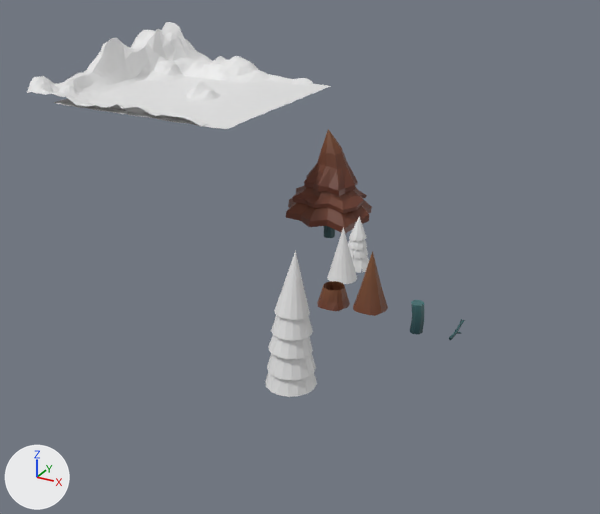
What one commit did to the Blender file Assets/Models/Blender Source/terrain1.blend.
Before and after are seen from a 50 mm camera at (29.3, -66.1, 18.1) aimed at (-2.2, -8.9, -10.5). The axes (+X, +Y, +Z) are drawn at lower left. The lights are the same throughout.

Script lines for the objects in view, before the commit:
```python
me_cone_007 = bpy.data.meshes.new('Cone.007')
me_cone_007.from_pydata(...)  # 33 vertices, 32 faces; spans x -1.26..1.26, y -1.26..1.26, z -1.44..1.0
me_plane_001 = bpy.data.meshes.new('Plane.001')
me_plane_001.from_pydata(...)  # 1156 vertices, 2178 faces; spans x -9.8..9.8, y -9.8..9.8, z 0.0
me_plane_002 = bpy.data.meshes.new('Plane.002')
me_plane_002.from_pydata(...)  # 1156 vertices, 2178 faces; spans x -10.0..10.0, y -10.0..10.0, z -0.3..5.1
ob_cone_007 = bpy.data.objects.new('Cone.007', me_cone_007)
ob_cone_007.location = (0.05, -13.92, -9.73)
ob_cone_007.rotation_euler = (-0.0604, 0.0257, -0.0091)  # degrees (-3.5, 1.5, -0.5)
ob_cone_007.scale = (1.15, 1.15, 2.18)
ob_ground = bpy.data.objects.new('Ground', me_plane_001)
ob_ground.location = (-18.51, 0.06, 0.04)
ob_mountains = bpy.data.objects.new('Mountains', me_plane_002)
ob_mountains.location = (-21.0, 0.0, 0.0)
# also in view: 'Cone.012' at (3.5, -13.8, -10.6); 'Cone.009' at (-0.1, -14.3, -12.9); 'Cone.010' at (-0.1, -14.2, -14.2); 'Cone.005' at (1.9, -8.9, -9.2); 'Cone.011' at (-0.1, -14.2, -15.5)
```
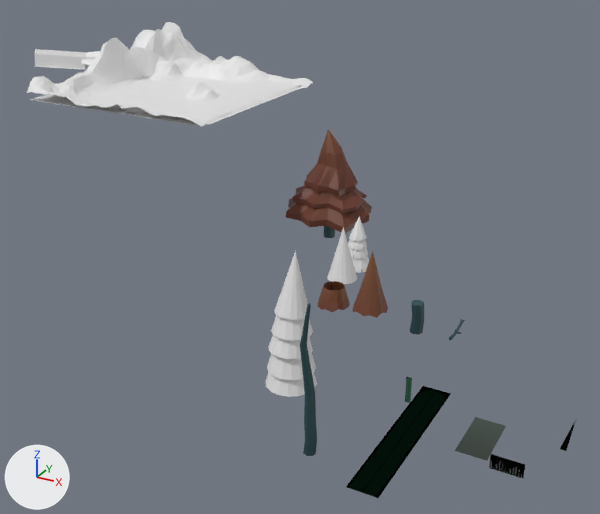
What changed in the scene script:
```text
Add img_leaves_png:
    img_leaves_png = load_image('leaves.png', '../../Textures/leaves.png', 1024, 1024, 'sRGB')
Add img_grass1_png:
    img_grass1_png = load_image('grass1.png', '../../Textures/Terrain/grass1.png', 1024, 1024, 'sRGB')
Add mat_leaves_png:
    mat_leaves_png = principled_material('leaves.png')
    mat_leaves_png.texture = img_leaves_png
Add mat_grass1_png:
    mat_grass1_png = principled_material('grass1.png')
    mat_grass1_png.texture = img_grass1_png
Change me_plane_002:
    used by ob_mountains; location = (-21.0, 0.0, 0.0)
    remove me_plane_002.from_pydata(...)  # 1156 vertices, 2178 faces; spans x -10.0..10.0, y -10.0..10.0, z -0.3..5.1
    add me_plane_002.from_pydata(...)  # 1187 vertices, 2205 faces; spans x -18.5..10.0, y -10.0..10.0, z -0.5..5.1
    me_plane_002 part 1
    7 vertices in x -9.4..-6.4, y 1.4..5.2, z 0.0..3.6 move by (0.0, 0.0, -0.1)
    5 vertices in x -9.4..-6.4, y 4.5..5.1, z 0.6..3.2 move by (0.0, 0.0, -0.2)
    4 vertices in x -10.0, y 0.3..2.7, z 0.8..1.5 move by (0.0, 0.0, 0.3)
    3 vertices in x -9.4..-6.4, y 2.7..3.9, z 0.2..2.3 move by (0.0, 0.0, -0.5)
    20 vertices move from x -10.0..-5.8, y 0.9..5.2, z 0.1..3.2 to x -10.0..-5.7, y 0.9..5.2, z -0.5..2.9
    31 vertices are added at x -18.5..-10.0, y -1.2..5.3, z 0.0..2.7
    27 new faces join them
Add me_cylinder_002:
    me_cylinder_002.from_pydata(...)  # 48 vertices, 42 faces; spans x -0.53..0.6, y -0.92..0.52, z -0.09..12.9
    me_cylinder_002.materials.append(mat_trees1_png)  # picture img_trees1_png
Add me_plane:
    me_plane.from_pydata(...)  # 16 vertices, 7 faces; spans x -0.2..0.2, y 0.0, z -1.0..1.0
    me_plane.materials.append(mat_leaves_png)  # picture img_leaves_png
Add me_plane_003:
    me_plane_003.from_pydata(...)  # 28 vertices, 12 faces; spans x -1.0..1.0, y -11.0..1.0, z 0.0
    me_plane_003.materials.append(mat_leaves_png)  # picture img_leaves_png
Add me_plane_004:
    me_plane_004.from_pydata(...)  # 8 vertices, 2 faces; spans x -1.0..1.0, y 0.0, z -0.05..0.95
    me_plane_004.materials.append(mat_grass1_png)  # picture img_grass1_png
Add me_plane_006:
    me_plane_006.from_pydata(...)  # 6 vertices, 2 faces; spans x -1.0..1.0, y 0.0..4.0, z 0.0
    me_plane_006.materials.append(mat_trees1_png)  # picture img_trees1_png
Add me_cube:
    me_cube.from_pydata(...)  # 10 vertices, 6 faces; spans x -0.2..0.2, y 0.0..4.0, z 0.0
    me_cube.materials.append(mat_trees1_png)  # picture img_trees1_png
Change ob_ground:
    ob_ground.location: (-18.51, 0.06, 0.04) -> (-21.38, 0.06, 0.04)
Add ob_cylinder_002:
    ob_cylinder_002 = bpy.data.objects.new('Cylinder.002', me_cylinder_002)
    ob_cylinder_002.location = (4.97, -20.44, -20.54)
Add ob_plane:
    ob_plane = bpy.data.objects.new('Plane', me_plane)
    ob_plane.location = (12.61, -20.58, -12.68)
    ob_plane.scale = (1.0, 0.0, 1.0)
Add ob_plane_001:
    ob_plane_001 = bpy.data.objects.new('Plane.001', me_plane_003)
    ob_plane_001.location = (14.31, -20.71, -12.62)
Add ob_plane_002:
    ob_plane_002 = bpy.data.objects.new('Plane.002', me_plane_004)
    ob_plane_002.location = (20.91, -26.22, -12.53)
Add ob_plane_003:
    ob_plane_003 = bpy.data.objects.new('Plane.003', me_plane_006)
    ob_plane_003.location = (18.6, -25.6, -12.58)
Add ob_cube:
    ob_cube = bpy.data.objects.new('Cube', me_cube)
    ob_cube.location = (23.19, -21.77, -13.03)
```

Changed parts and their boxes (x1, y1, x2, y2) in the pictures (600 x 514 px):
'Ground', moved: before (54, 78, 330, 129); after (30, 77, 300, 125)
'Plane.001', added (black): after (346, 386, 451, 498)
'Cylinder.002', added (cyan): after (300, 303, 317, 456)
'Plane.003', added: after (455, 417, 506, 461)
'Plane.002', added (black): after (489, 454, 525, 478)
'Plane', added: after (405, 377, 412, 403)
'Cube', added: after (560, 420, 576, 451)
part 1 of me_plane_002, built on: before (112, 34, 160, 81); after (34, 34, 160, 81)
